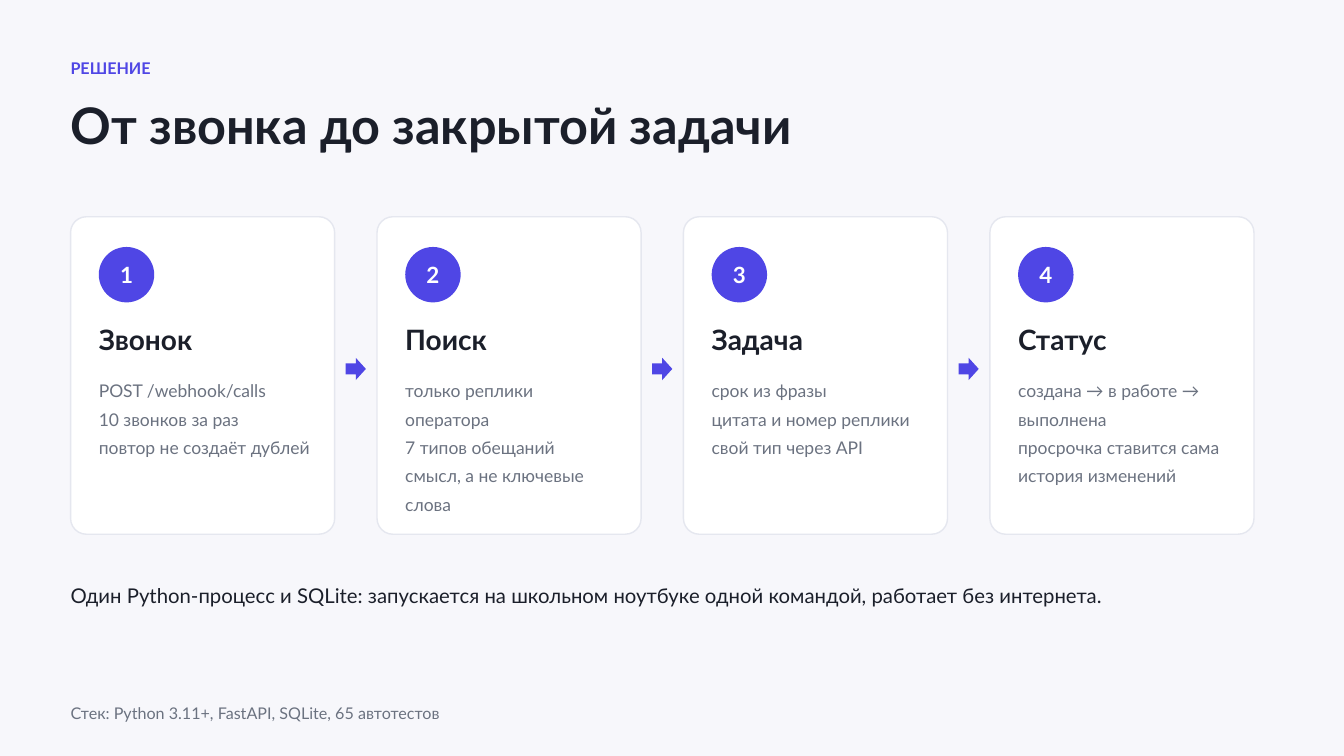
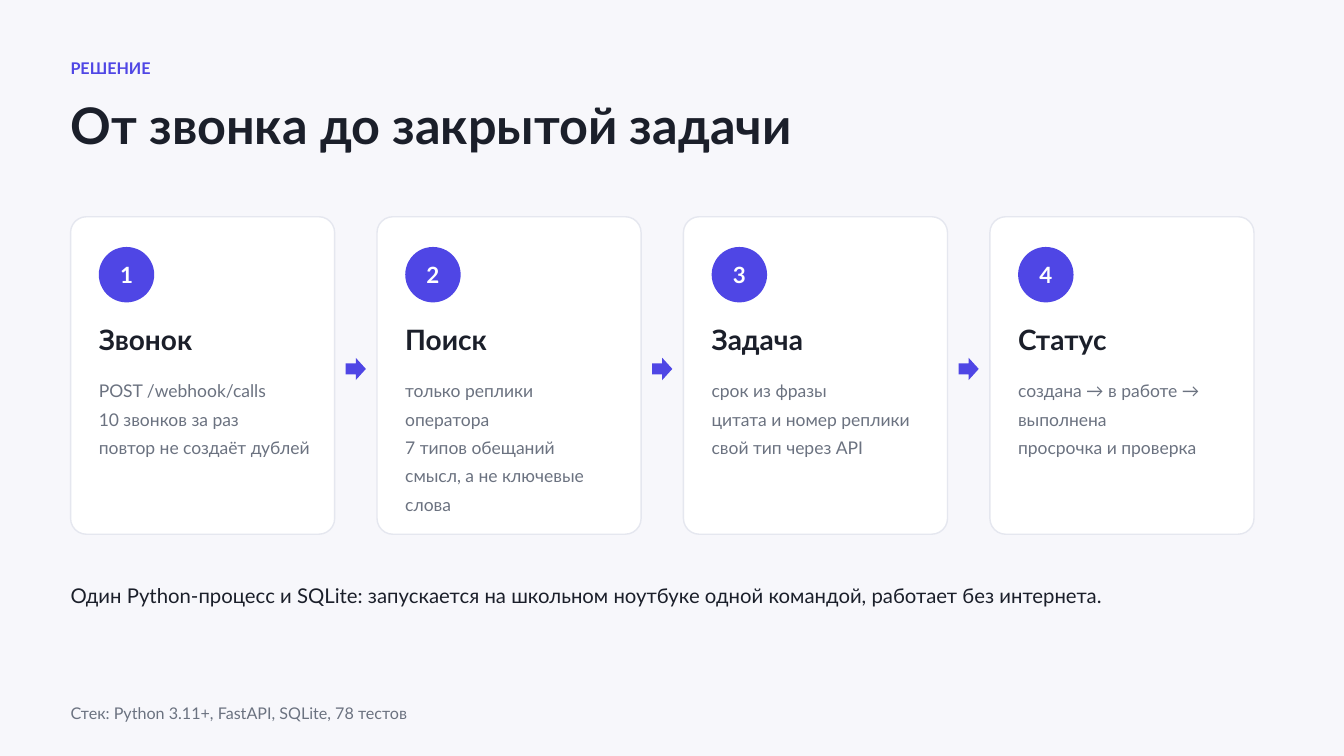
Before and after one commit to jabkamamka/promise-control, a slide deck: slide 3 of docs/Презентация_7_минут.pptx. Drawn at 1344x756 pixels with LibreOffice and Linux fonts; fonts in the diff are those of the drawing. Boxes give left, top, right and bottom in pixels: in the first picture for what was removed or moved away, otherwise in the second. Text is boxed around its words. In the diff, an @@ line names an element or a change of style, - is before the commit and + after.

Commit message:
Проверка исполнения по следующим звонкам: интеграция, тесты, данные, документация
- services/verify.py: подтверждение закрывает задачу, опровержение -> «не выполнено»
- tests/test_verify.py: 13 тестов на правила, порядок звонков, миграцию и защиту от дублей
- data: телефоны сделаны уникальными, иначе проверка ложно закрывала чужие задачи
- data/sample_verification.json: две пары звонков для демонстрации
- detect: пользовательский тип обещания теперь приоритетнее встроенных
- docs: README, API, ARCHITECTURE, DEMO, AI_USAGE, ROADMAP обновлены
- презентация пересобрана: 78 тестов, проверка исполнения

```diff
--- a/docs/Презентация_7_минут.pptx
+++ b/docs/Презентация_7_минут.pptx
@@ text at (x1=1018, y1=384, x2=1196, y2=457): text changed @@
-создана → в работе → выполнена
-просрочка ставится сама
-история изменений
+создана → в работе →
+выполнена
+просрочка и проверка
@@ text at (x1=71, y1=707, x2=407, y2=722): text changed @@
-Стек: Python 3.11+, FastAPI, SQLite, 65 автотестов
+Стек: Python 3.11+, FastAPI, SQLite, 78 тестов
```
Also in this commit, not shown: 3 other slides changed, 26 other files.
